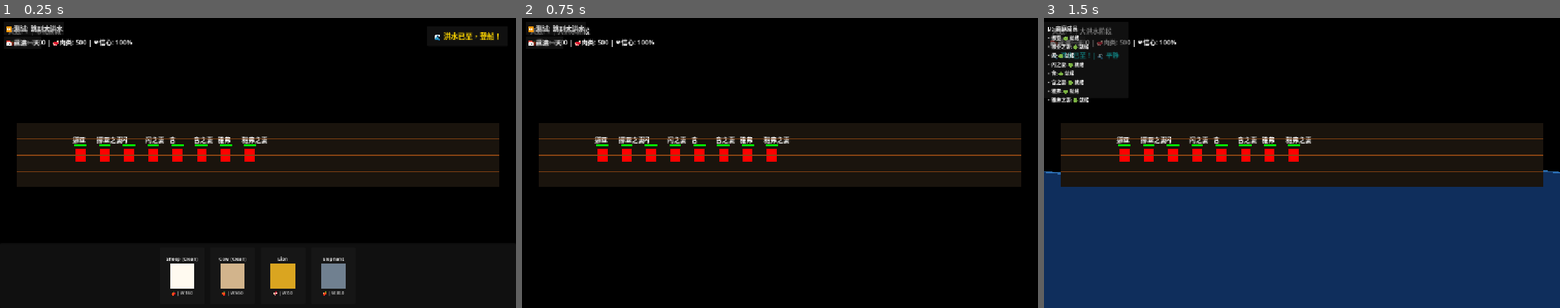
Above: before the commit, frames 1-3 (left to right).
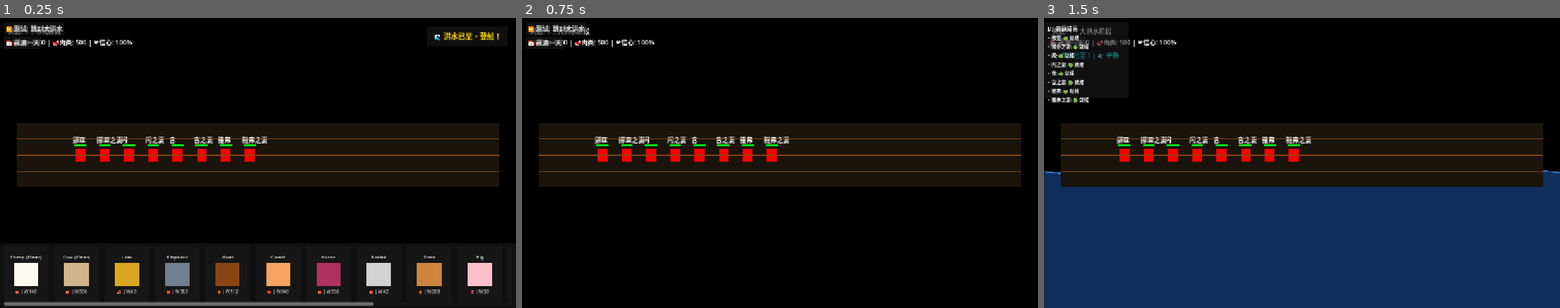
Above: after the commit, the same moments.

Repository: AirtisTech/project_covenant1
Game: Godot game, scene res://scenes/world/ark_scene.tscn
The game is run twice, just before and just after one commit, with the same random seed, the same clock (stepped at 60 frames per second) and the same inputs.
Inputs:
- Up to frame 1 (0.25 s): no input
- Up to frame 2 (0.75 s): click "🌊 洪水已至，登船！" at 0.5 s
- Up to frame 3 (1.5 s): click "⏩ 测试: 跳到大洪水" at 1.25 s

The runs differ from the first frame. In frame 1, 6.2% of the frame differs, in the area x 0-96%, y 81-100%; in frame 2, nothing differs; in frame 3, nothing differs.

Commit message:
Add more animals: goat, camel, horse, rabbit, deer, pig, wolf, bear, tiger, monkey

Diff:
--- a/scripts/globals/layout_manager.gd
+++ b/scripts/globals/layout_manager.gd
@@ -55,3 +55,109 @@
 	elephant.placement_faith_cost = 5.0
 	elephant.visual_color = Color.SLATE_GRAY
 	species_list.append(elephant)
+
+	# 更多清洁动物
+	var goat = AnimalSpeciesClass.new()
+	goat.species_name = "Goat"
+	goat.description = "小巧灵活的山羊。它们喜欢跳来跳去。"
+	goat.is_clean = true
+	goat.base_width_cubits = 1.5
+	goat.base_weight = 0.8
+	goat.placement_faith_cost = 0.3
+	goat.visual_color = Color.SADDLE_BROWN
+	species_list.append(goat)
+
+	var camel = AnimalSpeciesClass.new()
+	camel.species_name = "Camel"
+	camel.description = "沙漠之舟。耐旱能力强，适合长途旅行。"
+	camel.is_clean = true
+	camel.base_width_cubits = 8.0
+	camel.base_weight = 6.0
+	camel.placement_faith_cost = 2.0
+	camel.visual_color = Color.SANDY_BROWN
+	species_list.append(camel)
+
+	var horse = AnimalSpeciesClass.new()
+	horse.species_name = "Horse"
+	horse.description = "忠诚的伙伴。速度快，是很好的交通工具。"
+	horse.is_clean = true
+	horse.base_width_cubits = 5.0
+	horse.base_weight = 4.0
+	horse.placement_faith_cost = 1.5
+	horse.visual_color = Color.MAROON
+	species_list.append(horse)
+
+	var rabbit = AnimalSpeciesClass.new()
+	rabbit.species_name = "Rabbit"
+	rabbit.description = "繁殖迅速的小动物。需要在方舟上妥善安置。"
+	rabbit.is_clean = true
+	rabbit.base_width_cubits = 1.0
+	rabbit.base_weight = 0.3
+	rabbit.placement_faith_cost = 0.2
+	rabbit.visual_color = Color.LIGHT_GRAY
+	species_list.append(rabbit)
+
+	var deer = AnimalSpeciesClass.new()
+	deer.species_name = "Deer"
+	deer.description = "优雅的森林生物。行动敏捷。"
+	deer.is_clean = true
+	deer.base_width_cubits = 3.0
+	deer.base_weight = 2.0
+	deer.placement_faith_cost = 0.8
+	deer.visual_color = Color.PERU
+	species_list.append(deer)
+
+	# 不洁动物
+	var pig = AnimalSpeciesClass.new()
+	pig.species_name = "Pig"
+	pig.description = "贪吃的动物。需要特别的空间和清理。"
+	pig.is_clean = false
+	pig.diet = AnimalSpeciesClass.Diet.OMNIVORE
+	pig.base_width_cubits = 3.0
+	pig.base_weight = 2.5
+	pig.placement_faith_cost = 1.0
+	pig.visual_color = Color.PINK
+	species_list.append(pig)
+
+	var wolf = AnimalSpeciesClass.new()
+	wolf.species_name = "Wolf"
+	wolf.description = "成群捕猎的猛兽。需要谨慎对待。"
+	wolf.is_clean = false
+	wolf.diet = AnimalSpeciesClass.Diet.CARNIVORE
+	wolf.base_width_cubits = 3.0
+	wolf.base_weight = 2.0
+	wolf.placement_faith_cost = 2.5
+	wolf.visual_color = Color.DIM_GRAY
+	species_list.append(wolf)
+
+	var bear = AnimalSpeciesClass.new()
+	bear.species_name = "Bear"
+	bear.description = "强大的猛兽。力量惊人，需要坚固的笼子。"
+	bear.is_clean = false
+	bear.diet = AnimalSpeciesClass.Diet.CARNIVORE
+	bear.base_width_cubits = 7.0
+	bear.base_weight = 8.0
+	bear.placement_faith_cost = 4.0
+	bear.visual_color = Color(0.4, 0.2, 0.1)  # 深棕色
+	species_list.append(bear)
+
+	var tiger = AnimalSpeciesClass.new()
+	tiger.species_name = "Tiger"
+	tiger.description = "森林之王。美丽而危险。"
+	tiger.is_clean = false
+	tiger.diet = AnimalSpeciesClass.Diet.CARNIVORE
+	tiger.base_width_cubits = 6.0
+	tiger.base_weight = 5.0
+	tiger.placement_faith_cost = 3.5
+	tiger.visual_color = Color.ORANGE_RED
+	species_list.append(tiger)
+
+	var monkey = AnimalSpeciesClass.new()
+	monkey.species_name = "Monkey"
+	monkey.description = "调皮的灵长类。喜欢到处攀爬。"
+	monkey.is_clean = false
+	monkey.base_width_cubits = 2.0
+	monkey.base_weight = 0.5
+	monkey.placement_faith_cost = 0.5
+	monkey.visual_color = Color.SIENNA
+	species_list.append(monkey)
